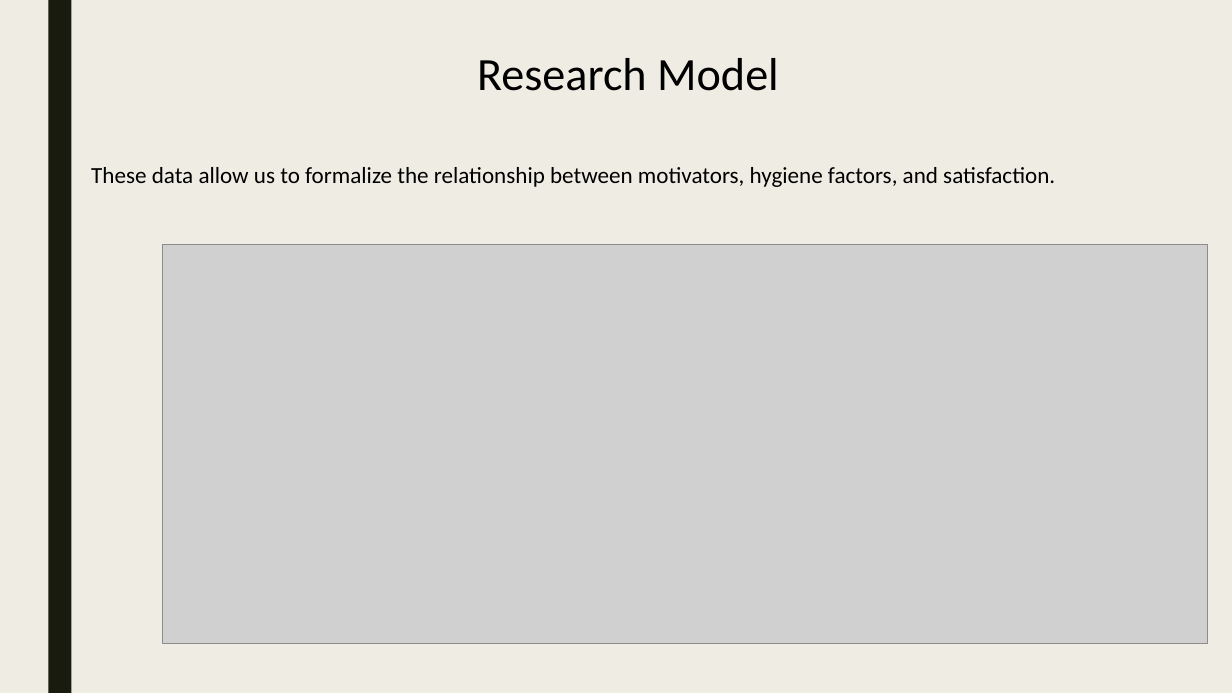
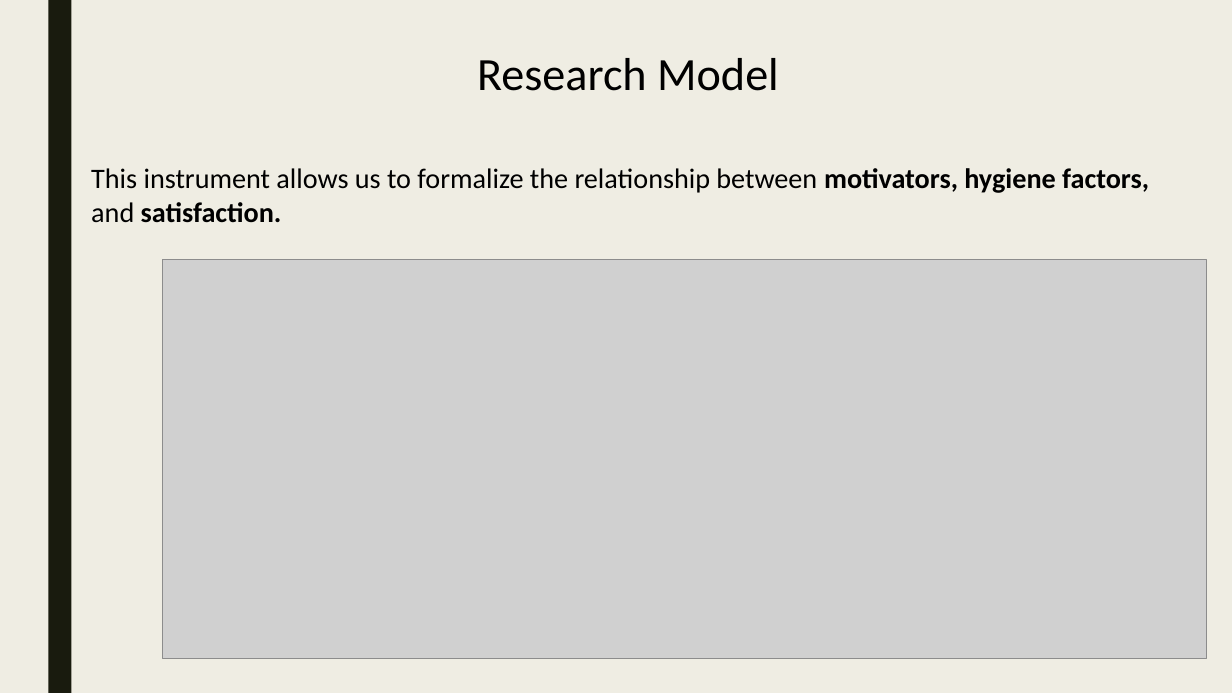
Before and after one commit to krisrs1128/talks, a slide deck: slide 6 of 2023/20231118/dsi-kris.pptx (slide 7 before the commit). Drawn at 1232x693 pixels with LibreOffice and Linux fonts; fonts in the diff are those of the drawing; grey boxes stand for pictures. Boxes give left, top, right and bottom in pixels: in the first picture for what was removed or moved away, otherwise in the second. Text is boxed around its words. In the diff, an @@ line names an element or a change of style, - is before the commit and + after.

Commit message:
revise slides

```diff
--- a/2023/20231118/dsi-kris.pptx
+++ b/2023/20231118/dsi-kris.pptx
@@ text at (x1=91, y1=168, x2=1149, y2=223): text changed; size 18 to 22 pt @@
-These data allow us to formalize the relationship between motivators, hygiene factors, and satisfaction.
+This instrument allows us to formalize the relationship between motivators, hygiene factors, and satisfaction.
@@ picture moved from (x1=163, y1=244, x2=1208, y2=643) to (x1=163, y1=260, x2=1207, y2=659) @@
```
Also in this commit, not shown: 2 other slides changed.
